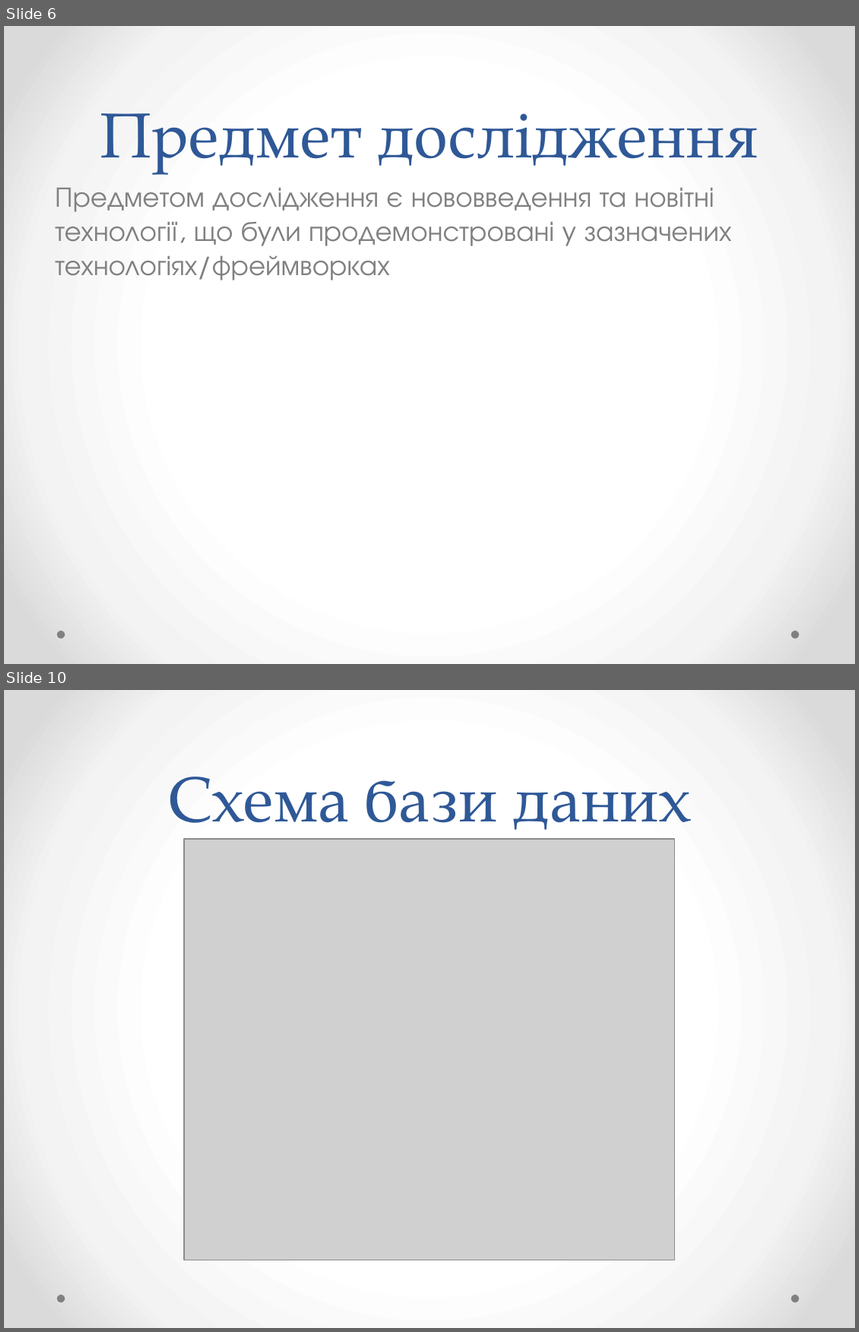
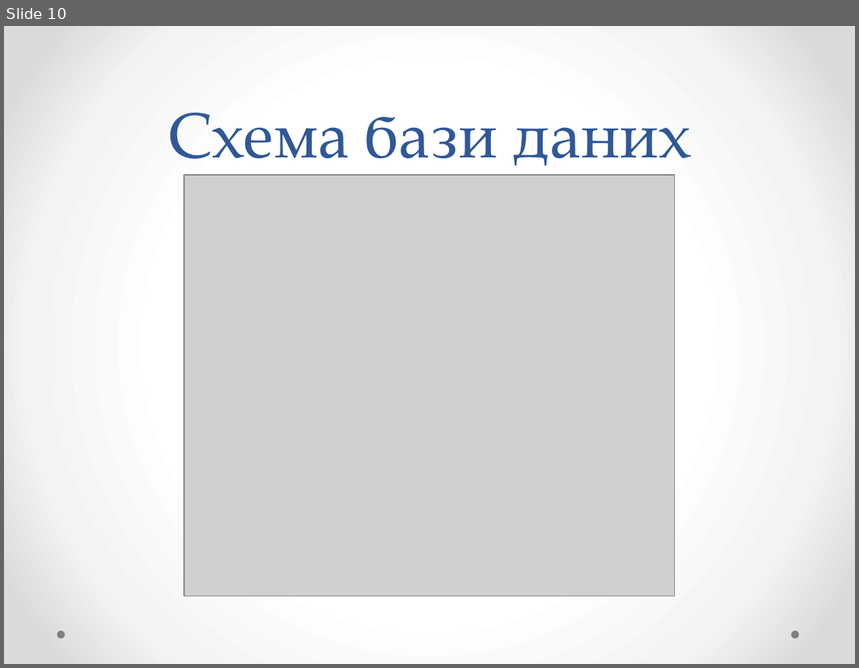
Before and after one commit to YaroslavGozak/University, a slide deck: Диплом/Розробка застосунку Месенджер.pptx. Shown one above the other, each under a label of ours: slides 6 and 10 before the commit, slide 10 after it; the slides between them are not shown. The pictures are 859x1332 and 859x668 pixels, drawn with LibreOffice and Linux fonts; fonts in the diff are those of the drawing; grey boxes stand for pictures. Boxes give left, top, right and bottom in pixels: in the first picture for what was removed or moved away, otherwise in the second. Text is boxed around its words. In the diff, an @@ line names an element or a change of style, - is before the commit and + after.

```diff
--- a/Диплом/Розробка застосунку Месенджер.pptx
+++ b/Диплом/Розробка застосунку Месенджер.pptx
@@ slide 6 removed at (4, 26, 855, 664), background gradient #FFFFFF to #F4F4F4 to #DADADA; not listed: 2 template elements that a slide beside it also shows @@
@@ title removed at (101, 113, 759, 173) @@
-Предмет дослідження
@@ text removed at (55, 188, 731, 281) @@
-Предметом дослідження є нововведення та новітні технології, що були продемонстровані у зазначених технологіях/фреймворках
```
Also in this commit, not shown: 3 slides changed, 7 slides added, 7 other slides removed, 5 other files.
